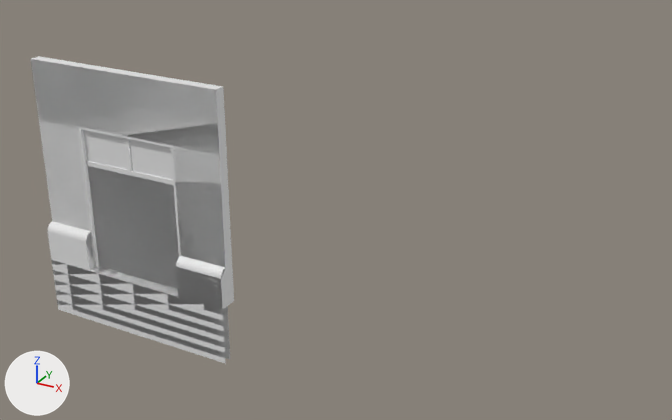
The Blender file rnc_source_files/Apartments/Variant2/variant2_parts.blend as it was, and as the next commit left it.
Both versions are drawn from a camera (50 mm lens) standing at (12.53, -11.58, 8.17) and looking at (5.23, 1.69, 1.54). The axes (+X, +Y, +Z) are drawn at lower left. The lights are the same throughout.

The scene before the commit, as lines of its bpy script (objects in view):
```python
ob_1_door_door_1 = bpy.data.objects.new('1_Door_Door-1', me_cube)
ob_1_door_door_1.parent = ob_1_door_1
ob_1_door_door_1.location = (0.0, 0.0, 0.0)
ob_1_frame_door_1 = bpy.data.objects.new('1_Frame_Door-1', me_plane)
ob_1_frame_door_1.parent = ob_1_door_1
ob_1_frame_door_1.location = (0.0, 0.0, 0.0)
ob_2_door_door_1 = bpy.data.objects.new('2_Door_Door-1', me_cube_002)
ob_2_door_door_1.parent = ob_2_door_1
ob_2_door_door_1.location = (0.0, 0.0, 0.0)
ob_2_frame_door_1 = bpy.data.objects.new('2_Frame_Door-1', me_plane_006)
ob_2_frame_door_1.parent = ob_2_door_1
ob_2_frame_door_1.location = (0.0, 0.0, 0.0)
ob_3_door_door_1 = bpy.data.objects.new('3_Door_Door-1', me_cube_003)
ob_3_door_door_1.parent = ob_3_door_1
ob_3_door_door_1.location = (0.0, 0.0, 0.0)
ob_3_frame_door_1 = bpy.data.objects.new('3_Frame_Door-1', me_plane_009)
ob_3_frame_door_1.parent = ob_3_door_1
ob_3_frame_door_1.location = (0.0, 0.0, 0.0)
ob_geo_door_door_1 = bpy.data.objects.new('Geo_Door_Door-1', me_cube_008)
ob_geo_door_door_1.parent = ob_door_1
ob_geo_door_door_1.location = (1.975, 0.1, 2.125)
ob_geo_frame_door_1 = bpy.data.objects.new('Geo_Frame_Door-1', me_cube_004)
ob_geo_frame_door_1.parent = ob_door_1
ob_geo_frame_door_1.location = (0.1, 0.1, 0.2)
ob_geo_window_door_1 = bpy.data.objects.new('Geo_Window_Door-1', me_cube_009)
ob_geo_window_door_1.parent = ob_door_1
ob_geo_window_door_1.location = (2.975, 0.1, 2.832)
```
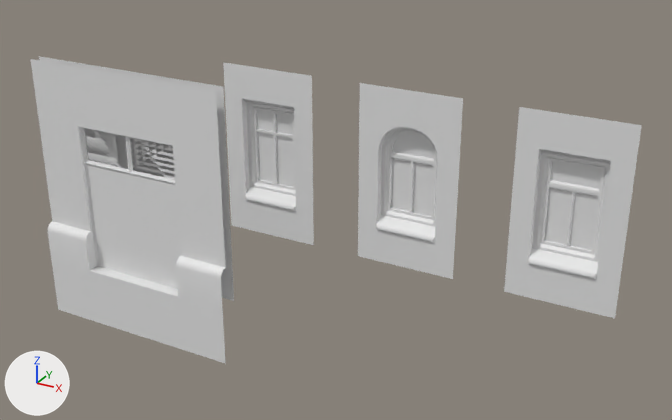
The newer file is also turned or shifted as a whole; pictures and numbers use the older file's frame.

Edits to the bpy script that builds the scene:
```text
Add mat_upper_bricks:
    mat_upper_bricks = principled_material('Upper Bricks')
    mat_upper_bricks.base_color = (0.8, 0.8, 0.8)  # white #e7e7e7
Add mat_upper_windows:
    mat_upper_windows = principled_material('Upper Windows')
    mat_upper_windows.base_color = (0.8, 0.8, 0.8)  # white #e7e7e7
Change me_plane:
    where me_plane.from_pydata(...)  # 88 vertices, 56 faces; spans x 0.0..4.0, y -0.15..0.2, z -1.0..4.0
    used by ob_1_frame_door_1; parent = ob_1_door_1; location = (0.0, 0.0, 0.0)
    me_plane part 1: all faces are now shaded smooth (24 of 56 changed)
Add me_upper_window_3_1:
    me_upper_window_3_1.from_pydata(...)  # 177 vertices, 161 faces; spans x 0.0..2.0, y 2.96..3.25, z 0.0..3.5
    me_upper_window_3_1.polygons.foreach_set('use_smooth', [True] * 161)
    # faces by material slot: [42, 17, 1, 101]
    me_upper_window_3_1.materials.append(mat_upper_bricks)  # its picture is missing
    me_upper_window_3_1.materials.append(mat_granite)  # its picture is missing
    me_upper_window_3_1.materials.append(mat_upper_windows)  # its picture is missing
    me_upper_window_3_1.materials.append(mat_white_paint)  # its picture is missing
Add me_upper_window_2_1:
    me_upper_window_2_1.from_pydata(...)  # 95 vertices, 74 faces; spans x 3.0..5.0, y 2.96..3.25, z 0.0..3.5
    me_upper_window_2_1.polygons.foreach_set('use_smooth', [True] * 74)
    # faces by material slot: [7, 17, 1, 49]
    me_upper_window_2_1.materials.append(mat_upper_bricks)  # its picture is missing
    me_upper_window_2_1.materials.append(mat_granite)  # its picture is missing
    me_upper_window_2_1.materials.append(mat_upper_windows)  # its picture is missing
    me_upper_window_2_1.materials.append(mat_white_paint)  # its picture is missing
Add me_upper_window_1_1:
    me_upper_window_1_1.from_pydata(...)  # 76 vertices, 63 faces; spans x -3.0..-1.0, y 2.96..3.25, z 0.0..3.5
    me_upper_window_1_1.polygons.foreach_set('use_smooth', [True] * 63)
    # faces by material slot: [7, 17, 1, 38]
    me_upper_window_1_1.materials.append(mat_upper_bricks)  # its picture is missing
    me_upper_window_1_1.materials.append(mat_granite)  # its picture is missing
    me_upper_window_1_1.materials.append(mat_upper_windows)  # its picture is missing
    me_upper_window_1_1.materials.append(mat_white_paint)  # its picture is missing
Change ob_2_frame_door_1:
    add ob_2_frame_door_1.hide_set(True)
Change ob_2_door_door_1:
    add ob_2_door_door_1.hide_set(True)
Change ob_3_frame_door_1:
    add ob_3_frame_door_1.hide_set(True)
Change ob_3_door_door_1:
    add ob_3_door_door_1.hide_set(True)
Change ob_geo_frame_door_1:
    add ob_geo_frame_door_1.hide_set(True)
Change ob_geo_door_door_1:
    add ob_geo_door_door_1.hide_set(True)
Change ob_geo_window_door_1:
    add ob_geo_window_door_1.hide_set(True)
Add ob_1_upper_window_3:
    ob_1_upper_window_3 = bpy.data.objects.new('1_Upper-Window-3', me_upper_window_3_1)
    ob_1_upper_window_3.location = (5.0, 0.0, 0.0)
Add ob_1_upper_window_2:
    ob_1_upper_window_2 = bpy.data.objects.new('1_Upper-Window-2', me_upper_window_2_1)
    ob_1_upper_window_2.location = (5.0, 0.0, 0.0)
Add ob_1_upper_window_1:
    ob_1_upper_window_1 = bpy.data.objects.new('1_Upper-Window-1', me_upper_window_1_1)
    ob_1_upper_window_1.location = (5.0, 0.0, 0.0)
```

Location of each change, [x1, y1, x2, y2] in pixels of the pictures (672 x 420 px):
'1_Upper-Window-2', added
    after: [504, 107, 642, 318]
'1_Upper-Window-3', added
    after: [358, 83, 463, 279]
'Geo_Frame_Door-1', hidden
    before: [31, 56, 234, 310]
'1_Upper-Window-1', added
    after: [223, 62, 314, 245]
'3_Frame_Door-1', hidden
    before: [39, 119, 230, 359]
'Geo_Window_Door-1', hidden
    before: [84, 130, 173, 180]
'2_Door_Door-1', hidden
    before: [131, 177, 178, 289]
'3_Door_Door-1', hidden
    before: [131, 176, 179, 272]
'Geo_Door_Door-1', hidden
    before: [88, 166, 179, 287]
'2_Frame_Door-1', hidden
    before: [177, 267, 225, 302]
part 1 of me_plane, shading changed
    after: [78, 126, 175, 267]
'1_Door_Door-1', unchanged, uncovered by the edit
    before: [88, 166, 140, 277]
    after: [88, 165, 181, 289]
'1_WindowsBroken_Door-1', unchanged, uncovered by the edit
    after: [84, 128, 175, 180]
